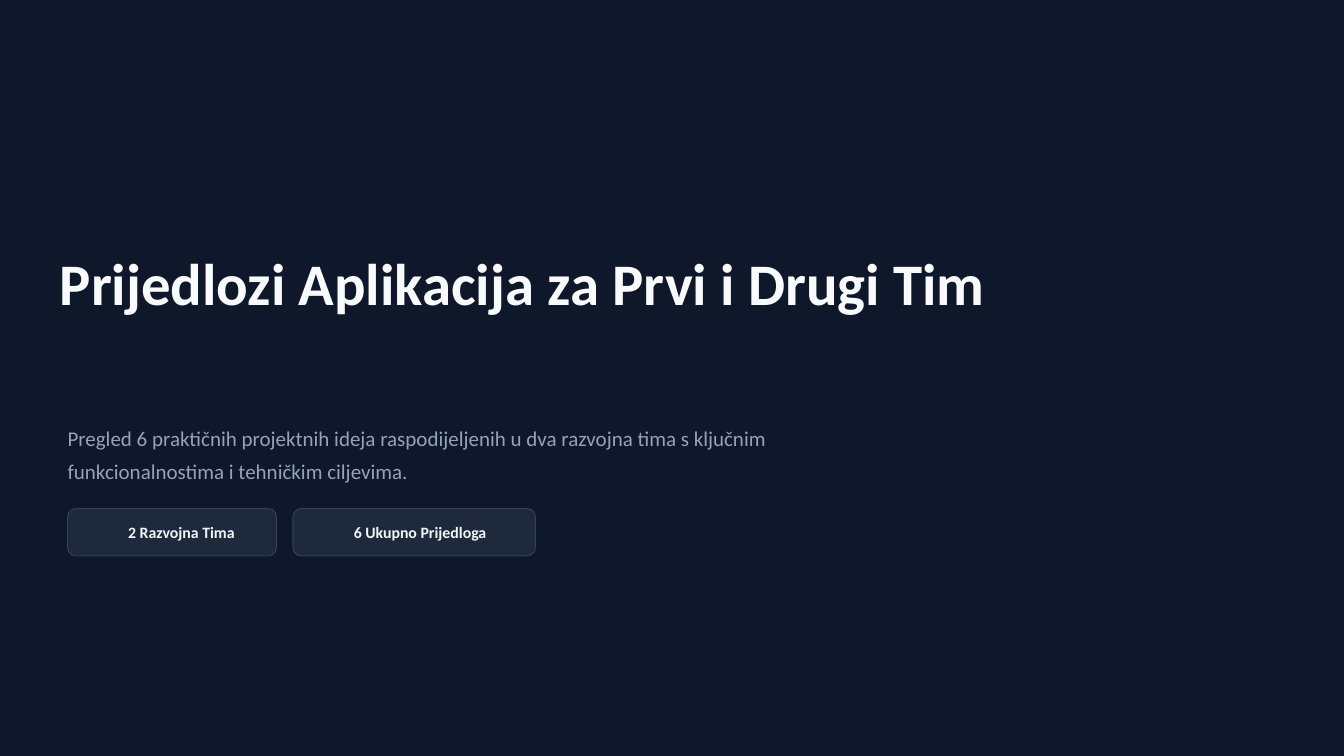
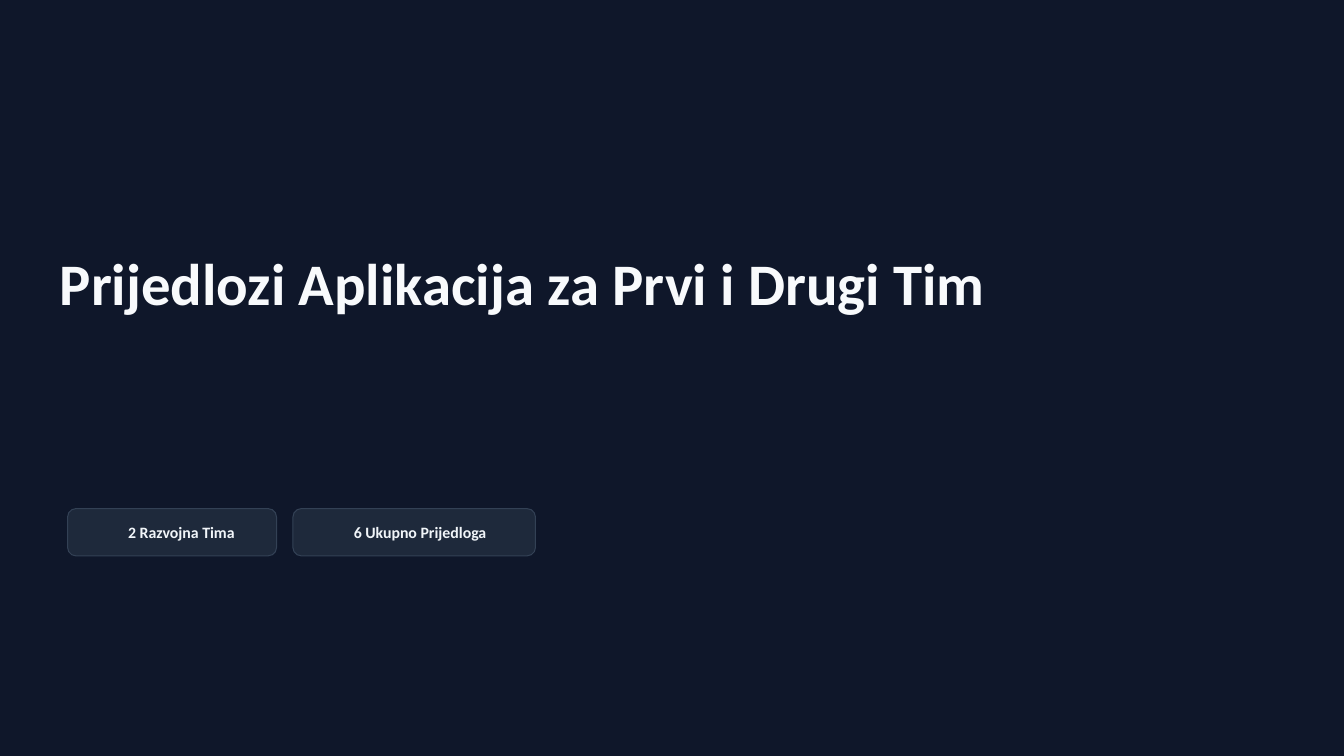
Before and after one commit to Lovro-Klaric239/Mikroprojekt, a slide deck: slide 1 of Prijedlozi Projekata Aplikacija.pptx. Drawn at 1344x756 pixels with LibreOffice and Linux fonts; fonts in the diff are those of the drawing; background and template pictures are left out. Boxes give left, top, right and bottom in pixels: in the first picture for what was removed or moved away, otherwise in the second. Text is boxed around its words. In the diff, an @@ line names an element or a change of style, - is before the commit and + after.

```diff
--- a/Prijedlozi Projekata Aplikacija.pptx
+++ b/Prijedlozi Projekata Aplikacija.pptx
@@ text removed at [68, 431, 766, 483] @@
-Pregled 6 praktičnih projektnih ideja raspodijeljenih u dva razvojna tima s ključnim funkcionalnostima i tehničkim ciljevima.
```
Also in this commit, not shown: 3 other slides changed.
